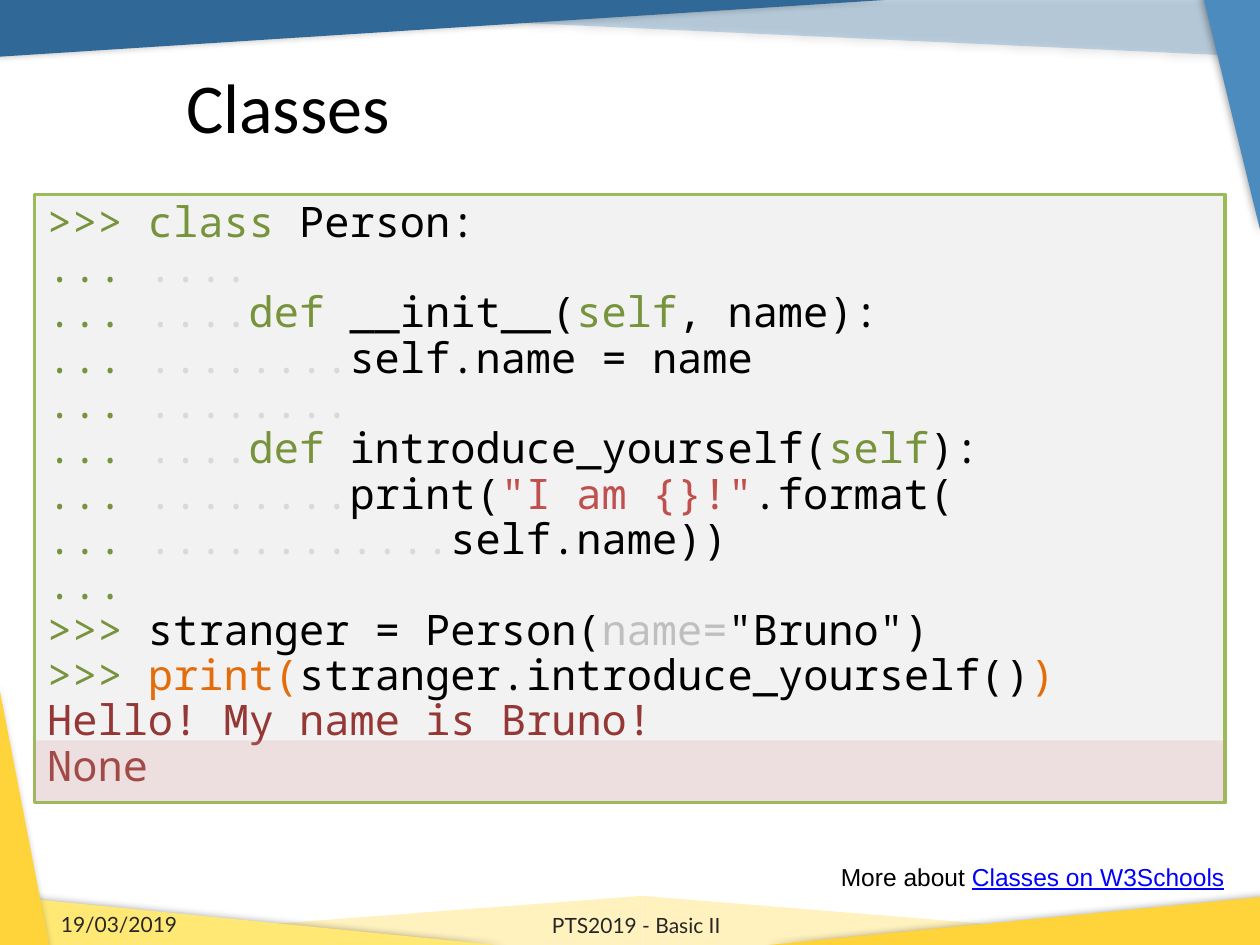
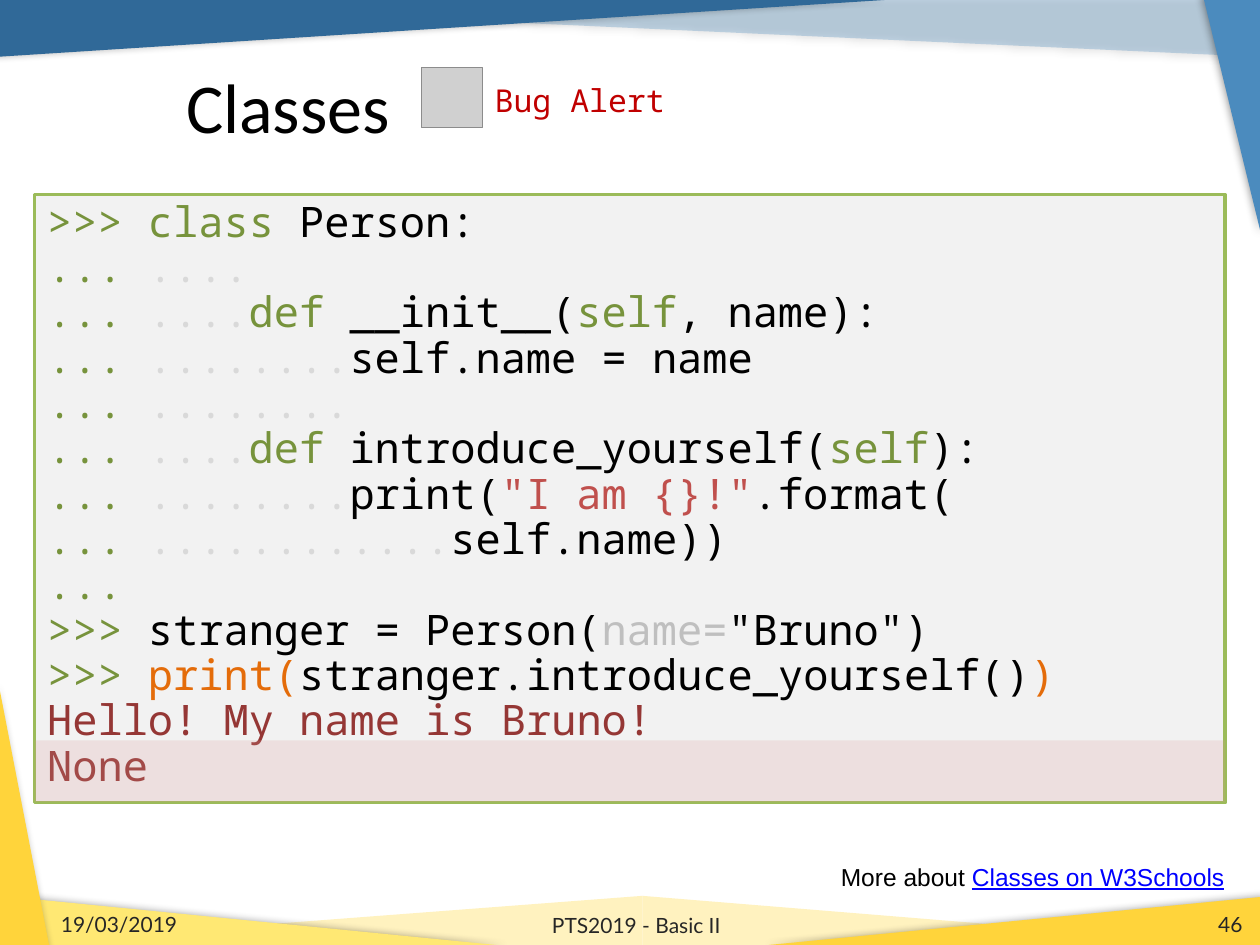
Before and after one commit to b1quint/Python-Tutorial-Series, a slide deck: slide 46 of Presentations/PTS2019_Basics_II.pptx (slide 43 before the commit). Drawn at 1260x945 pixels with LibreOffice and Linux fonts; fonts in the diff are those of the drawing; grey boxes stand for pictures; background and template pictures are left out. Boxes give left, top, right and bottom in pixels: in the first picture for what was removed or moved away, otherwise in the second. Text is boxed around its words. In the diff, an @@ line names an element or a change of style, - is before the commit and + after.

```diff
--- a/Presentations/PTS2019_Basics_II.pptx
+++ b/Presentations/PTS2019_Basics_II.pptx
@@ picture added at (x1=422, y1=67, x2=483, y2=127) @@
@@ text added at (x1=495, y1=88, x2=664, y2=120), 18 pt, text #C00000 @@
+Bug Alert
@@ page number added at (x1=1218, y1=917, x2=1242, y2=932), 12 pt, text #262626 @@
+46
```
Also in this commit, not shown: 43 other slides changed, 10 slides added, 1 other file.
